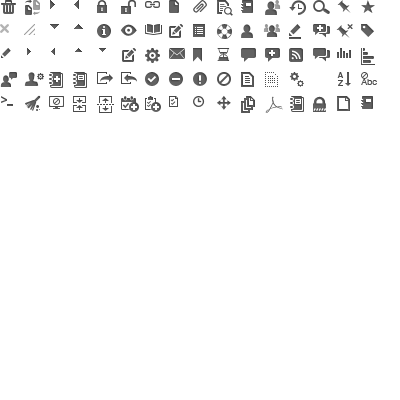
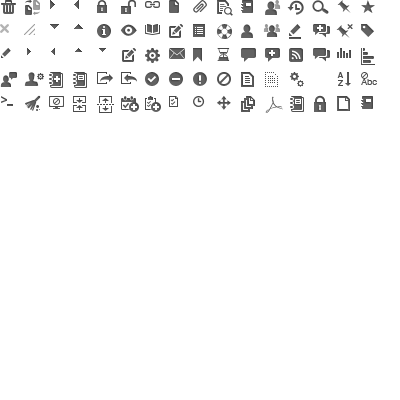
Revision of a layered 400×400 image; what changed, layer by layer:
renamed "Shape 122 copy" to "from template copy", painted on it over [241, 104, 255, 113]
added layer "seach" (1st of 2, in "member ship") in group "member ship" over [312, 0, 329, 14]
hid "seach" (2nd of 2, in "member ship") over [313, 0, 330, 14]
added layer "restore copy" in group "member ship" over [287, 0, 304, 15]
hid "restore" over [289, 0, 306, 15]
renamed "wiki" to "wiki copy", painted on it over [146, 24, 162, 35]
renamed "permission copy 5" to "lock copy 6", painted on it over [313, 95, 326, 112]
